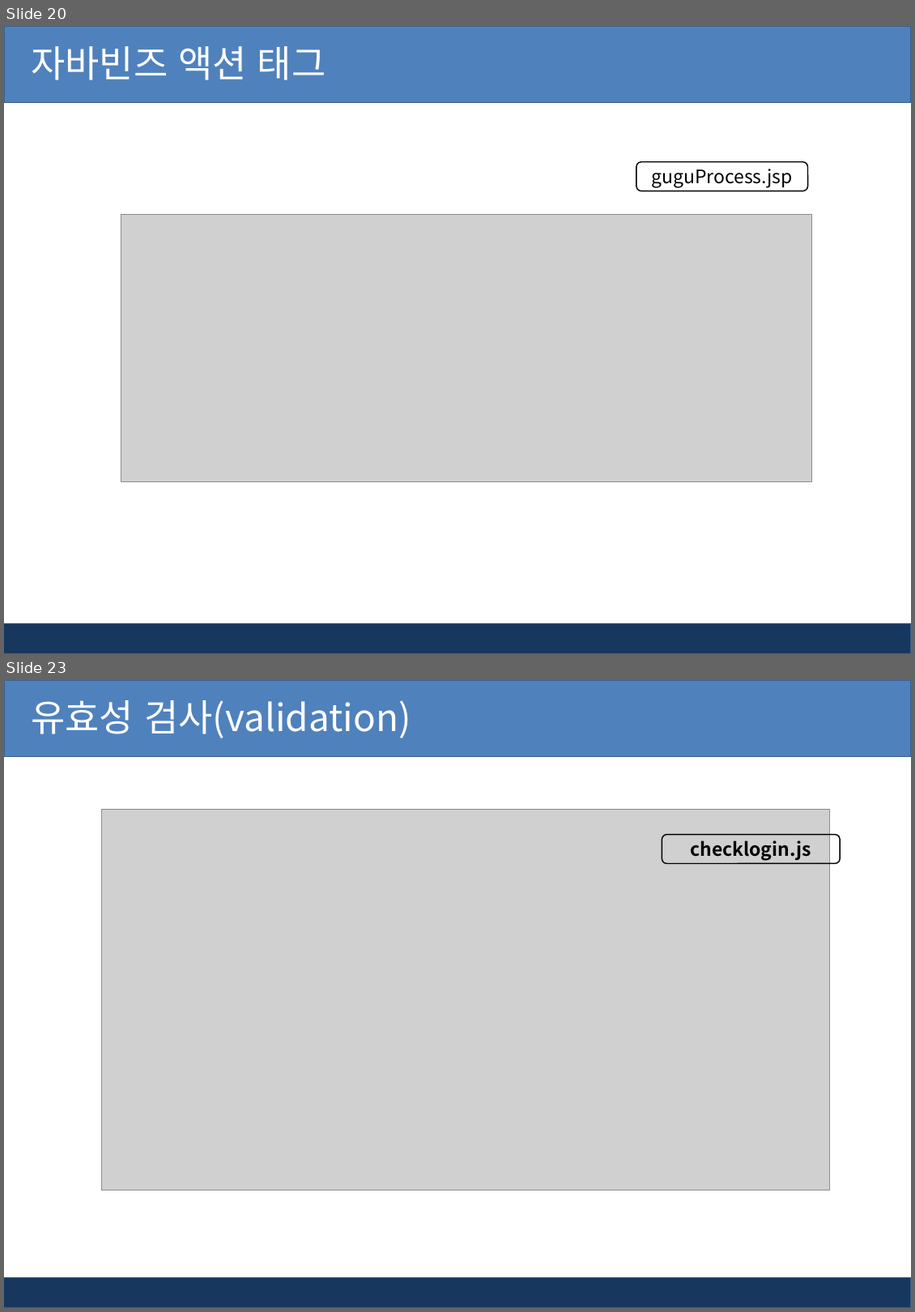
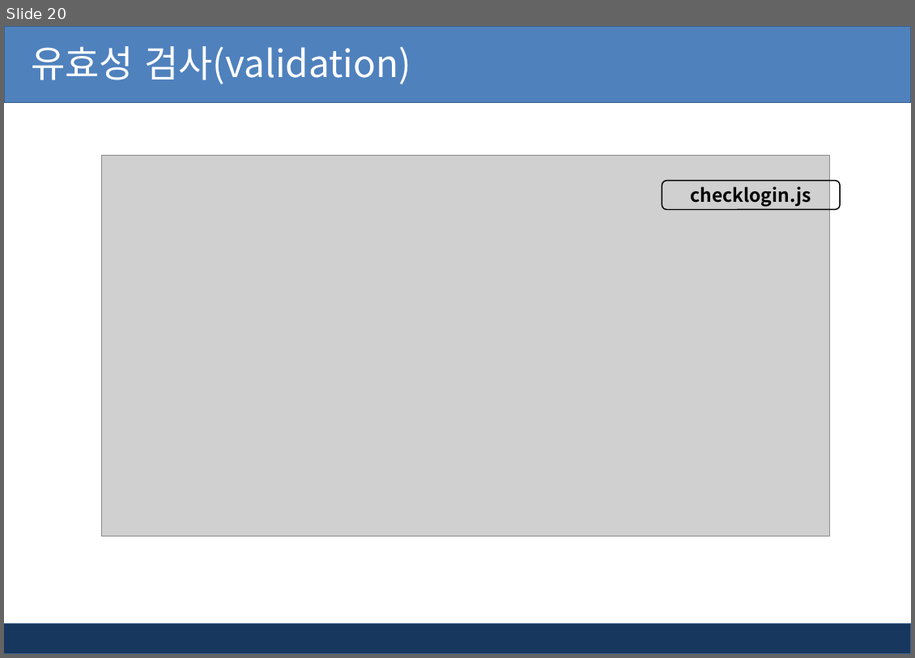
Before and after one commit to kiyongee2/green_project_web, a slide deck: jsp_ppt/6장. jsp 유효성검사와 정규표현식.pptx. Shown one above the other, each under a label of ours: slides 20 and 23 before the commit, slide 20 after it; the slides between them are not shown. The pictures are 915x1312 and 915x658 pixels, drawn with LibreOffice and Linux fonts; fonts in the diff are those of the drawing; grey boxes stand for pictures; background and template pictures are left out. Boxes give left, top, right and bottom in pixels: in the first picture for what was removed or moved away, otherwise in the second. Text is boxed around its words. In the diff, an @@ line names an element or a change of style, - is before the commit and + after.

```diff
--- a/jsp_ppt/6장. jsp 유효성검사와 정규표현식.pptx
+++ b/jsp_ppt/6장. jsp 유효성검사와 정규표현식.pptx
@@ slide 20 removed at (4,26,911,654), background #FFFFFF; not listed: 2 template elements that a slide beside it also shows @@
@@ text removed at (31,46,326,80) @@
-자바빈즈 액션 태그
@@ rounded rectangle removed at (637,162,808,191) @@
-guguProcess.jsp
@@ picture removed at (121,215,812,482) @@
@@ what was slide 23 is now slide 20 @@
```
Also in this commit, not shown: 9 slides changed, 1 slide added, 3 other slides removed, 16 other files.
